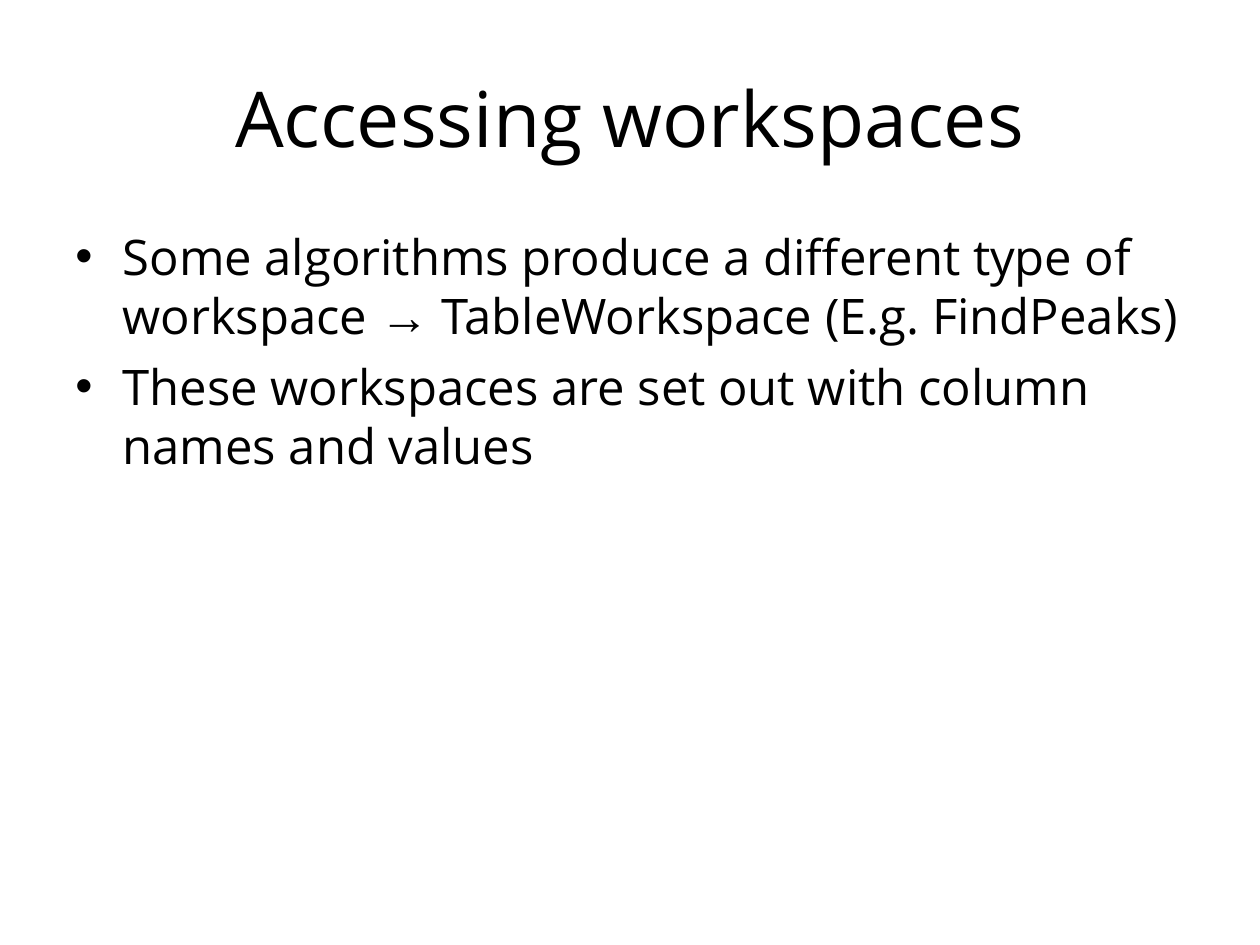
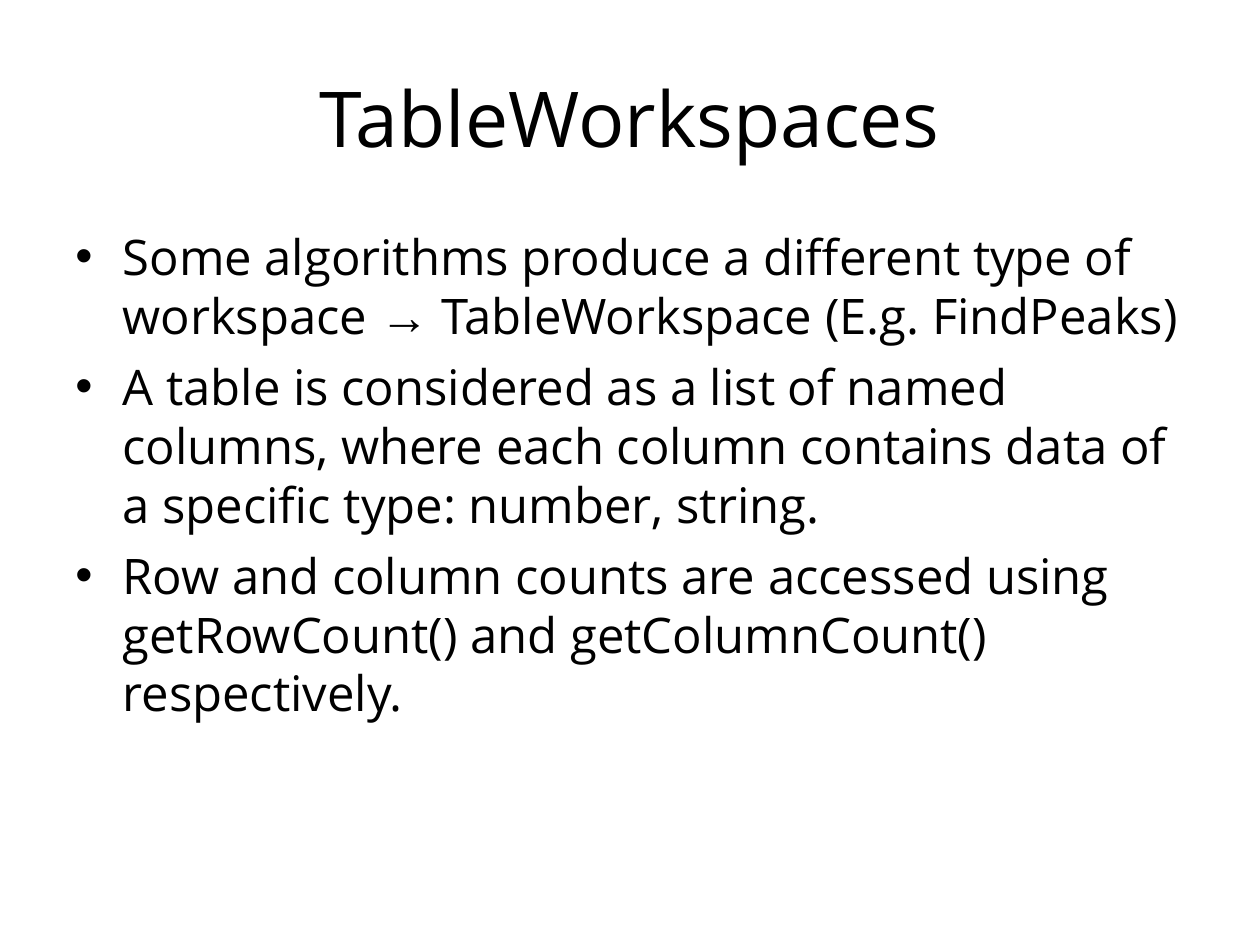
Before and after one commit to mantidproject/documents, a slide deck: slide 37 of Presentations/Python training course/Python in Mantid.ppt (slide 33 before the commit). Drawn at 1260x945 pixels with LibreOffice and Linux fonts; fonts in the diff are those of the drawing; background and template pictures are left out. Boxes give left, top, right and bottom in pixels: in the first picture for what was removed or moved away, otherwise in the second. Text is boxed around its words. In the diff, an @@ line names an element or a change of style, - is before the commit and + after.

```diff
--- a/Presentations/Python training course/Python in Mantid.ppt
+++ b/Presentations/Python training course/Python in Mantid.ppt
@@ title at [319, 88, 939, 166]: text changed @@
-Accessing workspaces
+TableWorkspaces
@@ text at [123, 367, 1166, 723]: text changed @@
-• These workspaces are set out with column names and values
+• A table is considered as a list of named columns, where each column contains data of a specific type: number, string.
+• Row and column counts are accessed using getRowCount() and getColumnCount() respectively.
```
Also in this commit, not shown: 8 other slides changed, 6 slides added, 1 slide removed.
